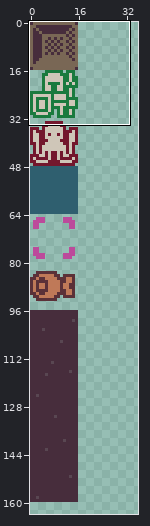
Pixel-art file, stored at assets/sprites.aseprite. The first picture is a wide view before the edit; the outline marks the close-up.
Close-up. Before:
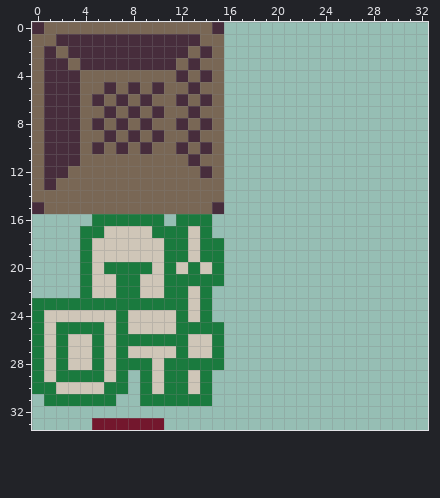
256x256 pixels, 1 frame. Shown: x 0..32, y 0..33. The wide view leaves out empty margins.
And afterwards:
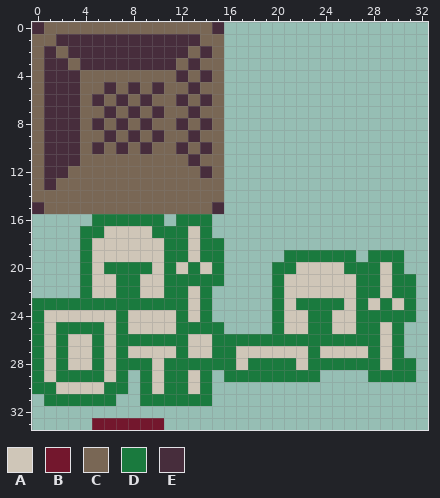
Palette (. is transparent): A #cfc6b8  B #73172d  C #796755  D #1a7a3e  E #472d3c
The exact change:
@@ x 14..32 @@
 18 DD.................
-19 DD.................
-20 AD.................
-21 DD.................
-22 D..................
-23 D..................
-24 D..................
-25 DD.................
-26 AD.................
-27 AD.................
-28 DD.................
-29 D..................
+19 DD.....DDDDDD.DDD..
+20 AD....DDAAAADDDAD..
+21 DD....DAAAAAADDADD.
+22 D.....DAAAAAADDADD.
+23 D.....DADDDDADADAD.
+24 D.....DAADDAADDDDD.
+25 DD....DAADDAADDAD..
+26 ADDDDDDDDDDDDDDAD..
+27 ADDAAAAAADAAAADAD..
+28 DDDADDDDADDDDDDADD.
+29 D.DDDDDDDD....DDDD.
 30 D..................
Changed places in both close-ups, as pixel boxes (x1, y1, x2, y2):
added: (224, 250, 416, 382)
